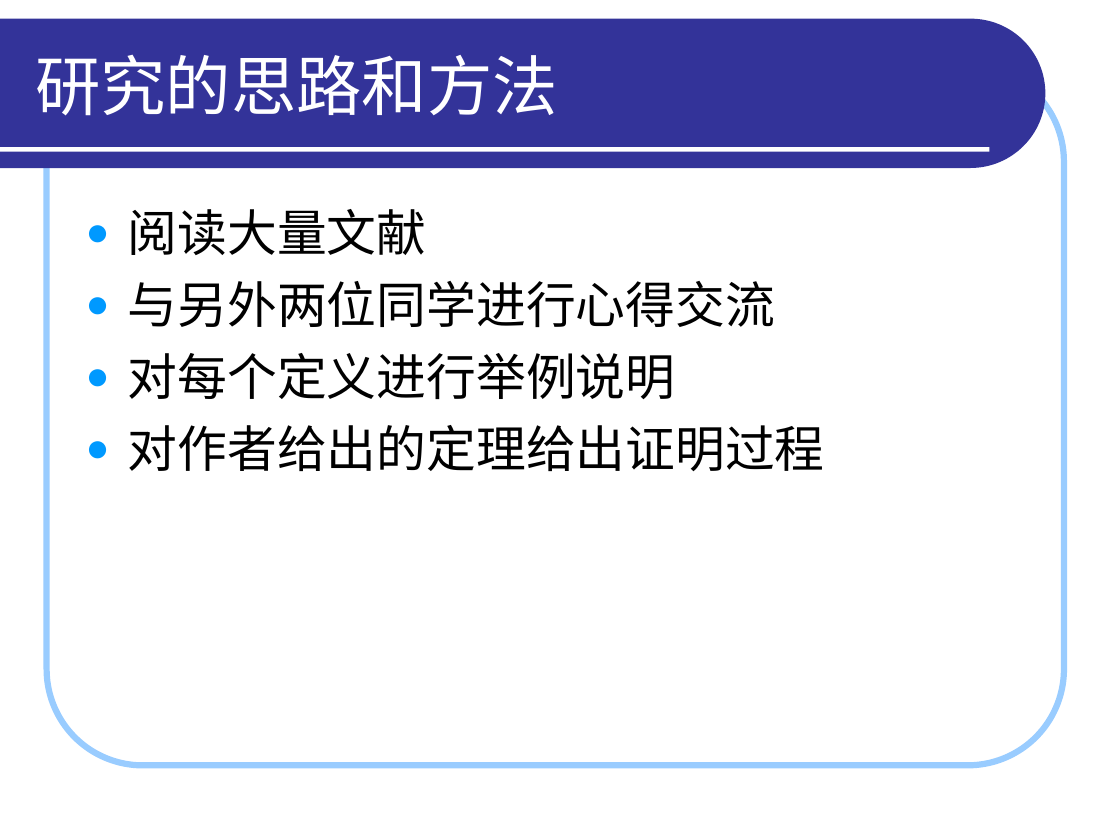
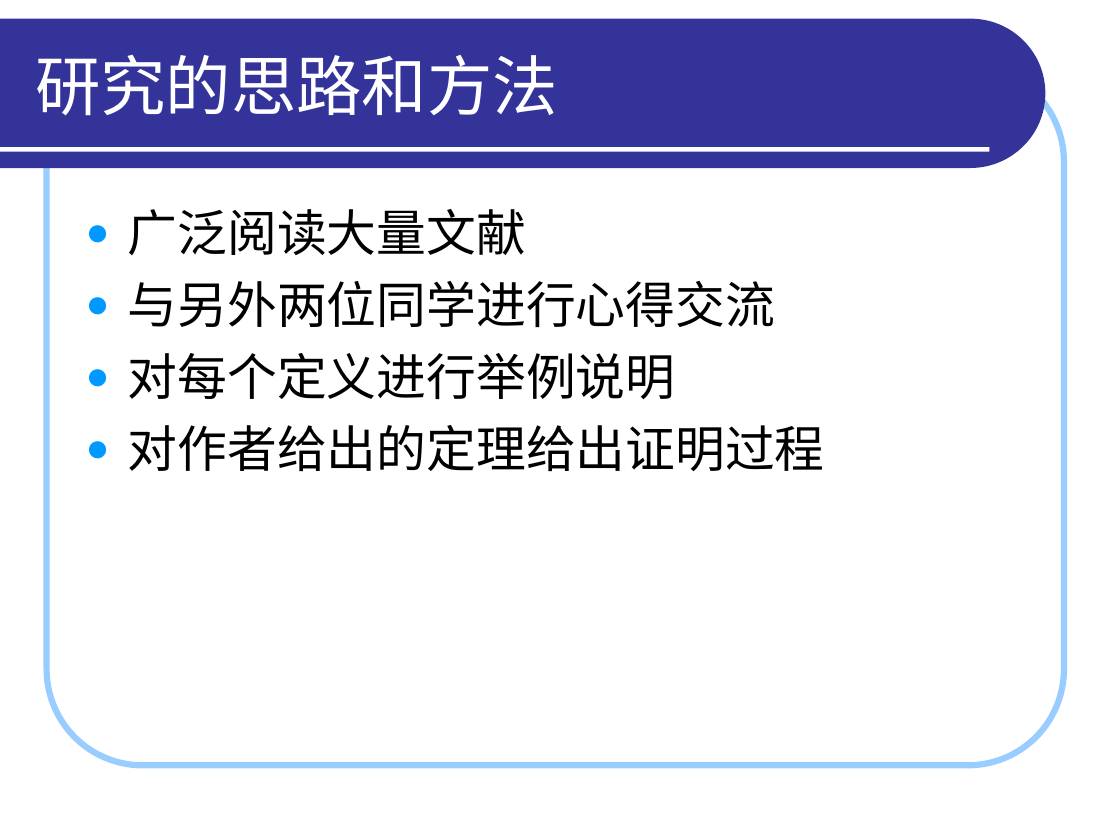
Before and after one commit to HiltonWei/wpstest, a slide deck: slide 4 of branches/区钺坚/读书报告/答辩演示_区钺坚.ppt. Drawn at 1120x840 pixels with LibreOffice and Linux fonts; fonts in the diff are those of the drawing. Boxes give left, top, right and bottom in pixels: in the first picture for what was removed or moved away, otherwise in the second. Text is boxed around its words. In the diff, an @@ line names an element or a change of style, - is before the commit and + after.

```diff
--- a/branches/区钺坚/读书报告/答辩演示_区钺坚.ppt
+++ b/branches/区钺坚/读书报告/答辩演示_区钺坚.ppt
@@ text at box(128, 209, 526, 255): text changed @@
-● 阅读大量文献
+● 广泛阅读大量文献
```
Also in this commit, not shown: 7 other slides changed, 5 slides added, 1 other file.
